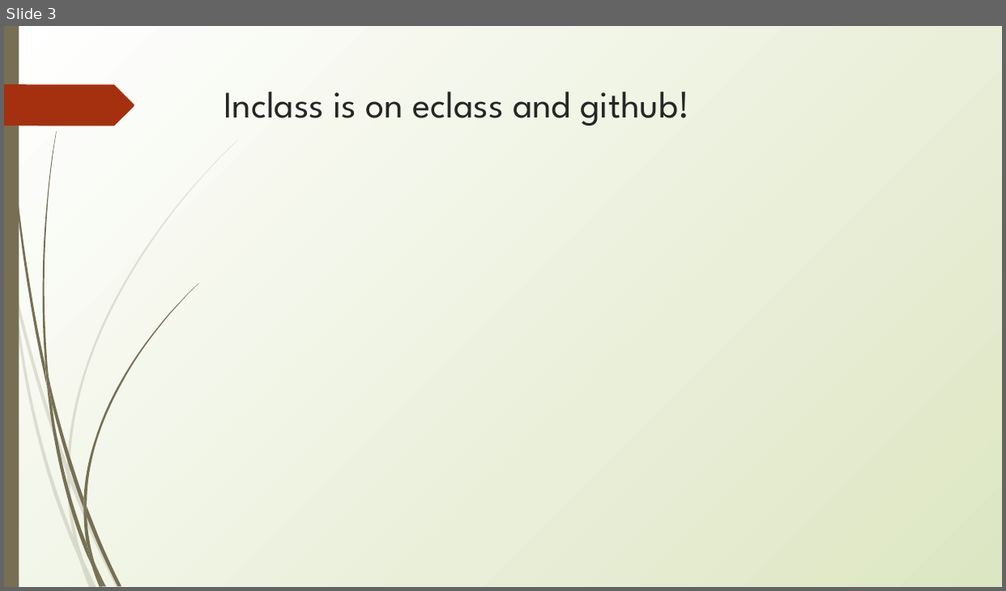
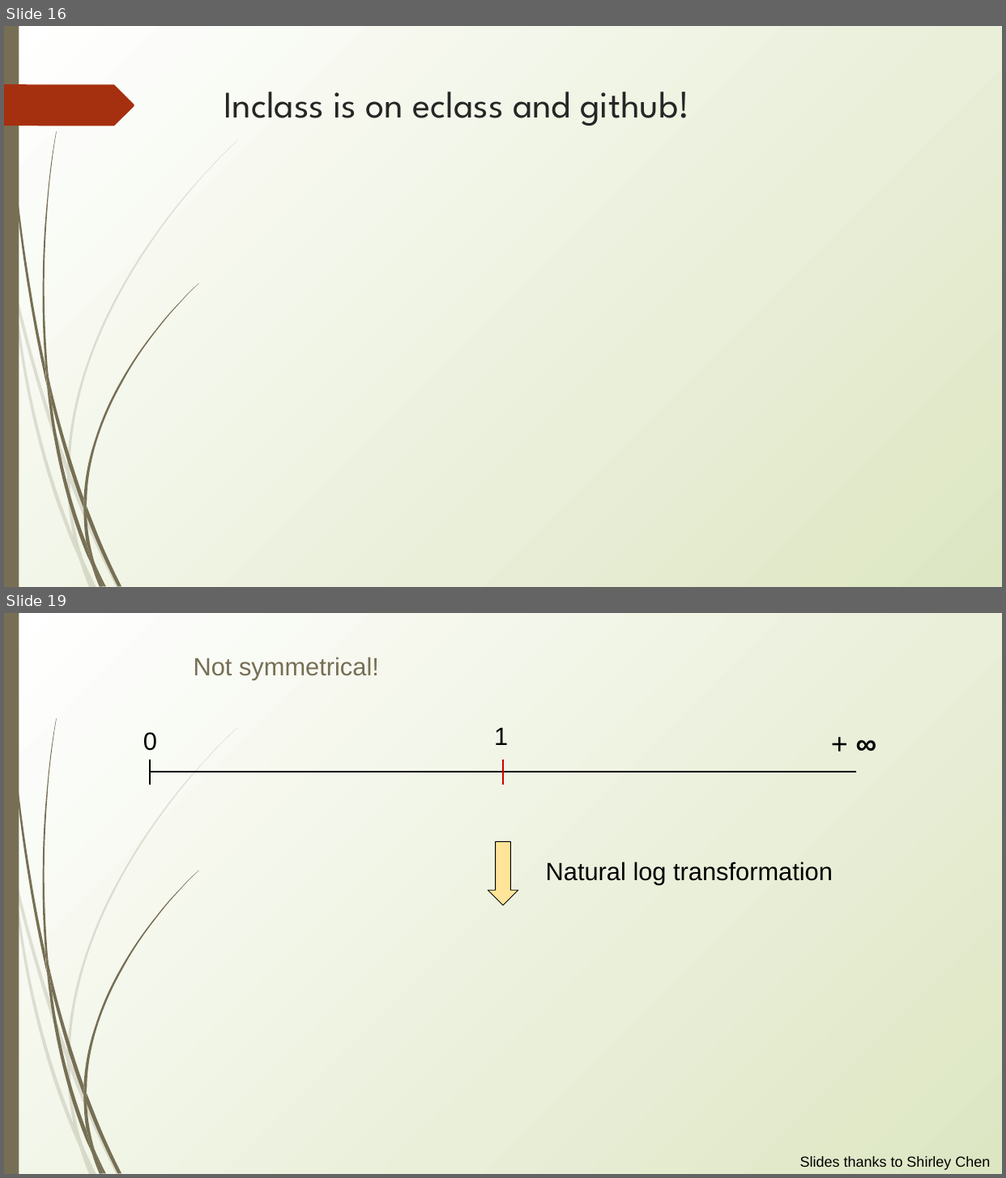
Before and after one commit to erynmcfarlane/GraduateStatsClass, a slide deck: Lecture5.pptx. Shown one above the other, each under a label of ours: slide 3 before the commit, slides 16 and 19 after it; the slides between them are not shown. The pictures are 1006x591 and 1006x1178 pixels, drawn with LibreOffice and Linux fonts; fonts in the diff are those of the drawing. Boxes give left, top, right and bottom in pixels: in the first picture for what was removed or moved away, otherwise in the second. Text is boxed around its words. In the diff, an @@ line names an element or a change of style, - is before the commit and + after.

```diff
--- a/Lecture5.pptx
+++ b/Lecture5.pptx
@@ slide 19 added at [4,613,1002,1174], background gradient #FFFFFF to #DDE6C3; not listed: 23 template elements that a slide beside it also shows @@
@@ text added at [194,657,379,680], 24 pt, text #766F54 @@
+Not symmetrical!
@@ text added at [143,732,157,751], 24 pt, text #000000 @@
+0
@@ text added at [494,727,508,745], 24 pt, text #000000 @@
+1
@@ text added at [820,716,898,751], 28 pt, text #000000 @@
++ ∞
@@ line added from (150, 773) to (856, 773), #000000 1.5 pt @@
@@ line added from (150, 759) to (150, 786), #000000 1.5 pt @@
@@ line added from (503, 759) to (503, 786), #CC0000 2.25 pt @@
@@ down arrow added at [488,842,518,905], fill #FFE599, outline #000000 0.75 pt @@
@@ text added at [546,862,833,885], 24 pt, text #000000 @@
+Natural log transformation
@@ text added at [800,1157,990,1170], 14 pt, text #000000 @@
+Slides thanks to Shirley Chen
@@ what was slide 3 is now slide 16 @@
```
Also in this commit, not shown: 1 slide changed, 19 other slides added.
